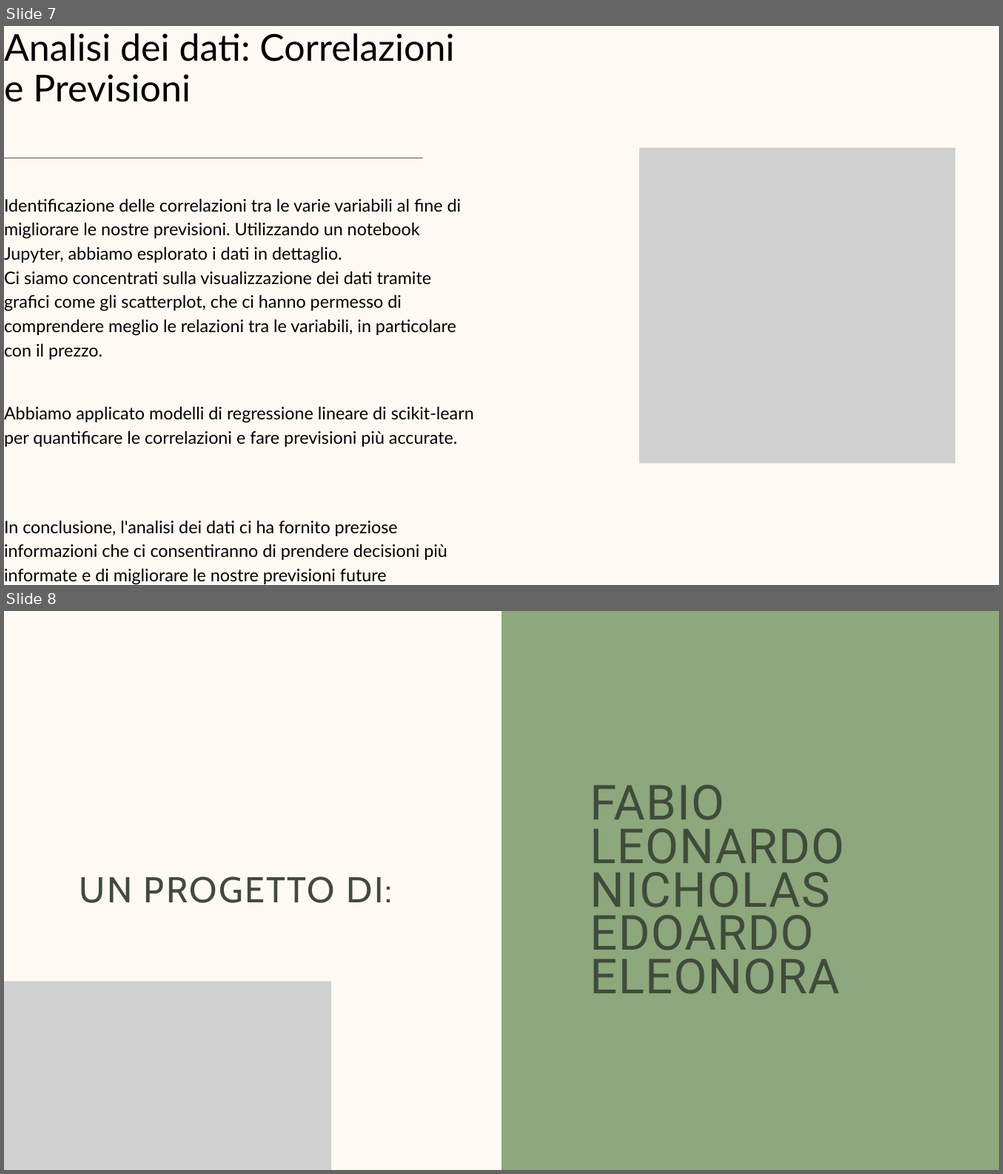
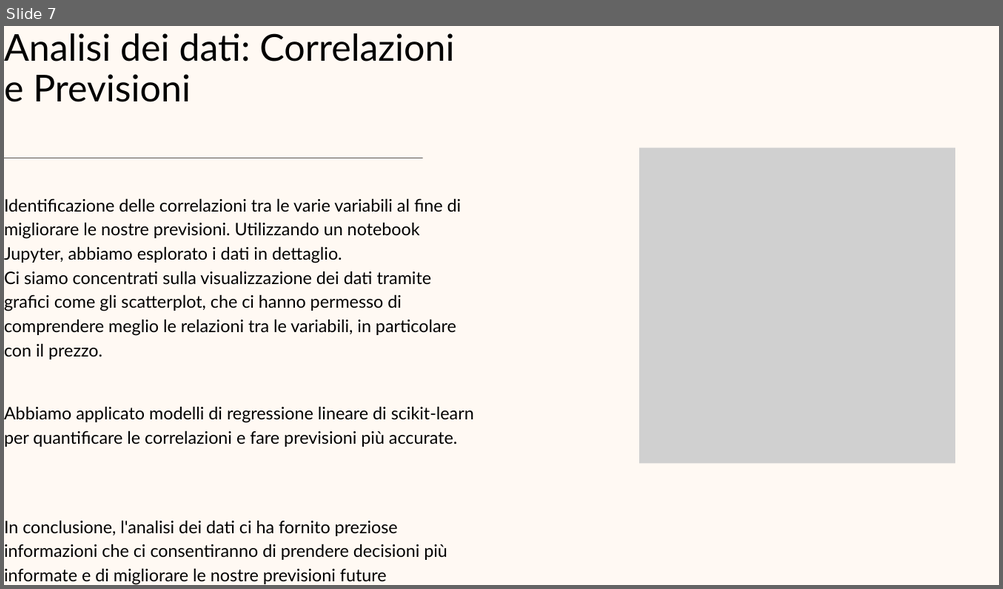
Before and after one commit to KKatowice/ProjectWork, a slide deck: presentazione/Presentazione ProjectWork-DrivenChoice.pptx. Shown one above the other, each under a label of ours: slides 7 and 8 before the commit, slide 7 after it. The pictures are 1003x1174 and 1003x589 pixels, drawn with LibreOffice and Linux fonts; fonts in the diff are those of the drawing; grey boxes stand for pictures. Boxes give left, top, right and bottom in pixels: in the first picture for what was removed or moved away, otherwise in the second. Text is boxed around its words. In the diff, an @@ line names an element or a change of style, - is before the commit and + after.

```diff
--- a/presentazione/Presentazione ProjectWork-DrivenChoice.pptx
+++ b/presentazione/Presentazione ProjectWork-DrivenChoice.pptx
@@ slide 8 removed at bbox=[4, 611, 999, 1170], background #FFF9F3 @@
@@ freeform shape removed at bbox=[501, 611, 999, 1170] @@
@@ text removed at bbox=[589, 785, 843, 994] @@
-FABIO
-LEONARDO
-NICHOLAS
-EDOARDO
-ELEONORA
@@ text removed at bbox=[79, 877, 392, 903] @@
-UN PROGETTO DI:
@@ picture removed at bbox=[4, 982, 331, 1170] @@
```
Also in this commit, not shown: 1 slide changed, 1 slide added, 1 other slide removed.
